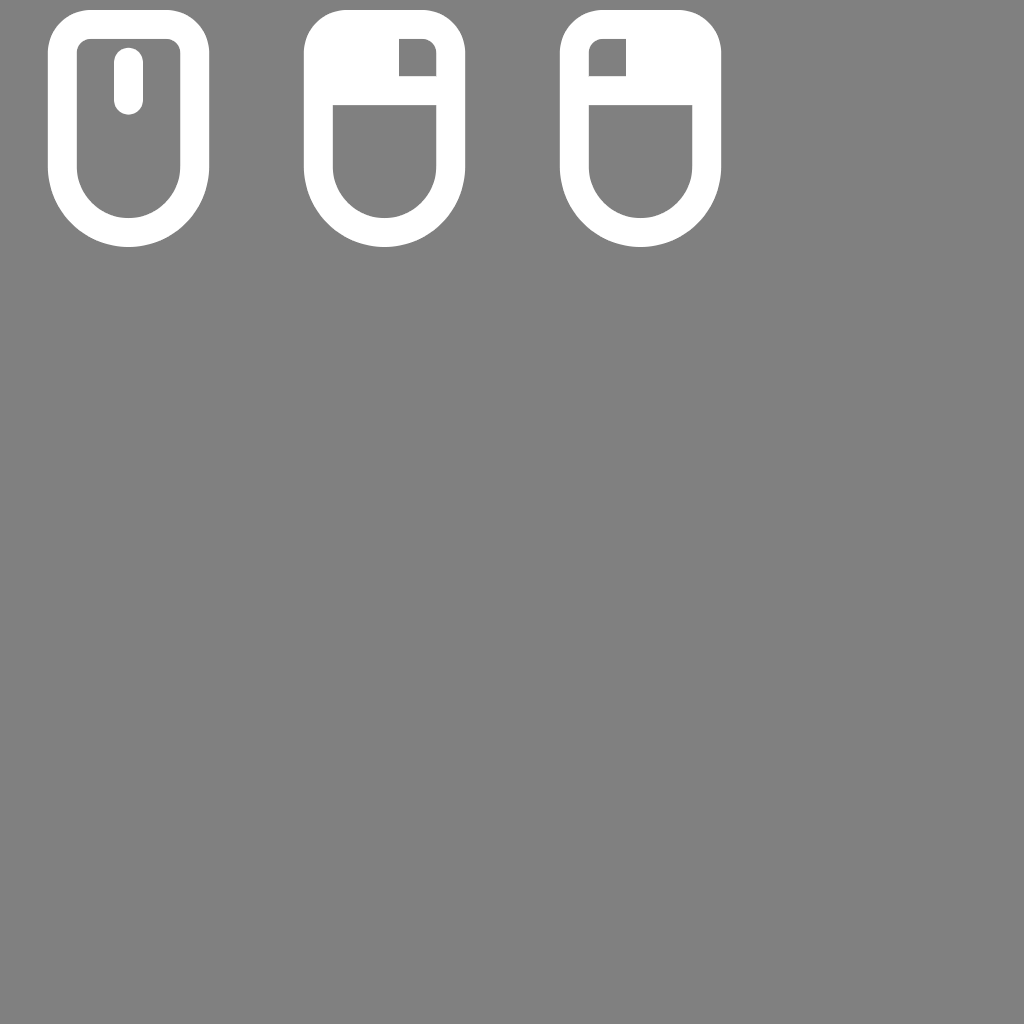
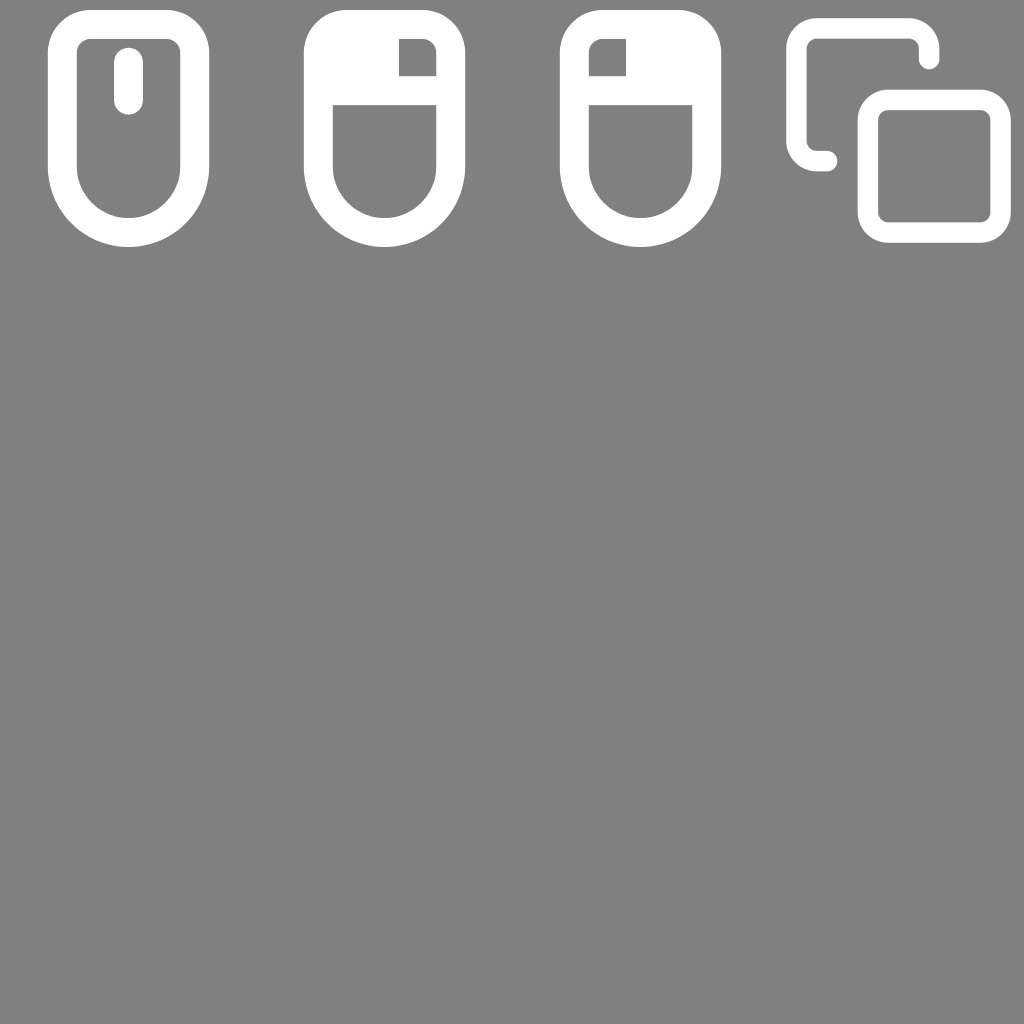
Two versions of the same layered image (1024x1024). Layer-by-layer changes:
added layer "Layer 4" above "Layer 1" over [786, 18, 1011, 243]
